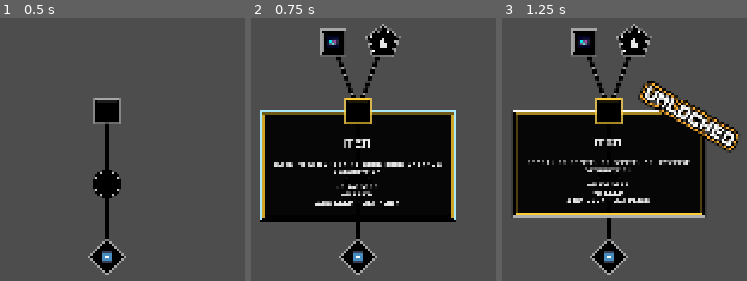
Above: before the commit, frames 1-3 (left to right).
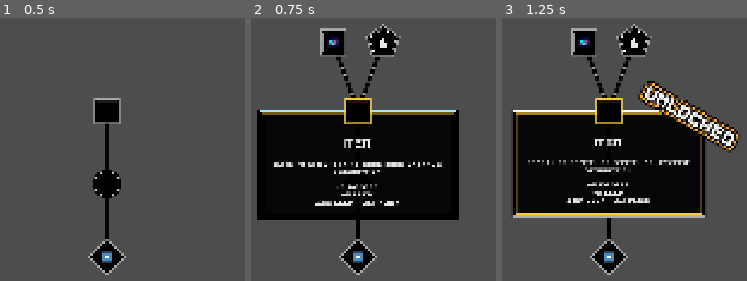
Above: after the commit, the same moments.

Repository: Yolo-Arts/Game-Off-2026
Game: Godot game, scene res://Scenes/SkillTree/skill_tree.tscn
Two runs of this game, one before a commit and one after it. Both use one fixed random seed, a clock stepped at 60 frames per second and the inputs below. This scene is started directly instead of the project's main scene. Sound files missing from this copy of the repository are replaced by a short silence.
Inputs (mouse positions are in pixels of both pictures, inside the frame that each line leads up to):
- Up to frame 1 (0.5 s): no input
- Up to frame 2 (0.75 s): click (358, 110) at 0.52 s
- Up to frame 3 (1.25 s): no input

Frame 1 is identical in both runs. In frame 2, 3.2% of the frame differs, in the area x 2-85%, y 34-78%; in frame 3, nothing differs.

Commit message:
Fixing tooltip bug on first hover

Diff:
--- a/Resources/Items/test_item.tres
+++ b/Resources/Items/test_item.tres
@@ -1,6 +1,7 @@
 [gd_resource type="Resource" script_class="ItemData" format=3 uid="uid://jro4c7pebhqb"]
 
 [ext_resource type="Script" uid="uid://b6rvk2vhypt3a" path="res://Resources/Items/stat_modifier.gd" id="1_dpxiy"]
+[ext_resource type="Script" uid="uid://cwygifwmbqpua" path="res://Resources/prices/price_data.gd" id="2_354lq"]
 [ext_resource type="Script" uid="uid://b8oub28nd0o4x" path="res://Resources/Items/item_data.gd" id="2_q3lpy"]
 
 [sub_resource type="Resource" id="Resource_354lq"]
@@ -16,9 +17,15 @@
 mult = 1.5
 metadata/_custom_type_script = "uid://b6rvk2vhypt3a"
 
+[sub_resource type="Resource" id="Resource_muvpr"]
+script = ExtResource("2_354lq")
+initial_price = 2
+metadata/_custom_type_script = "uid://cwygifwmbqpua"
+
 [resource]
 script = ExtResource("2_q3lpy")
 id = "tes"
 display_name = "item"
 modifiers = Array[ExtResource("1_dpxiy")]([SubResource("Resource_354lq"), SubResource("Resource_d3qot")])
+price_data_array = Array[ExtResource("2_354lq")]([SubResource("Resource_muvpr")])
 metadata/_custom_type_script = "uid://b8oub28nd0o4x"
--- a/UI/SkillTreeTooltip/upgrade_descriptor_view.gd
+++ b/UI/SkillTreeTooltip/upgrade_descriptor_view.gd
@@ -55,6 +55,7 @@
 
 	Currencies.changed.connect(_refresh_content)
 	SkillTreeUpgrades.changed.connect(_on_upgrades_changed)
+	margin_container.minimum_size_changed.connect(_on_content_min_size_changed)
 
 	_hide_upgrade()
 
@@ -91,6 +92,11 @@
 	_feedback_tween.parallel().tween_property(foreground_rectangle_shape, "edge_color", Color.WHITE, 0.1)
 
 
+func _on_content_min_size_changed() -> void:
+	if _item != null:
+		_layout_panel()
+
+
 func _on_upgrades_changed() -> void:
 	if _item == null:
 		return
@@ -142,7 +148,7 @@
 		return
 
 	margin_container.size.y = 0.0
-	var panel_size := margin_container.size
+	var panel_size := margin_container.size.max(margin_container.get_combined_minimum_size())
 
 	# Flips tooltip position depending on button node location on screen.
 	var node_screen_origin := get_global_transform_with_canvas().origin
